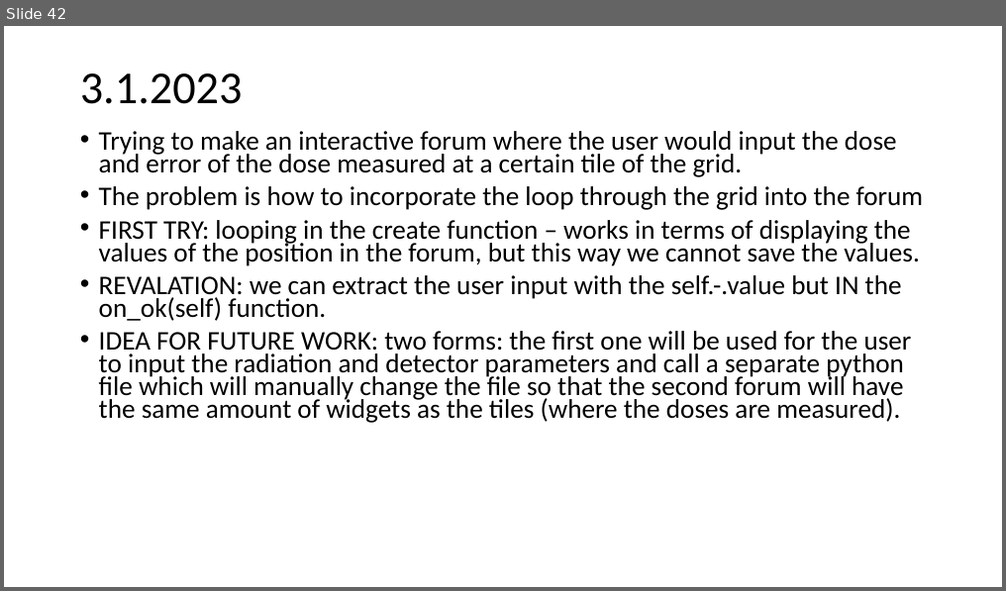
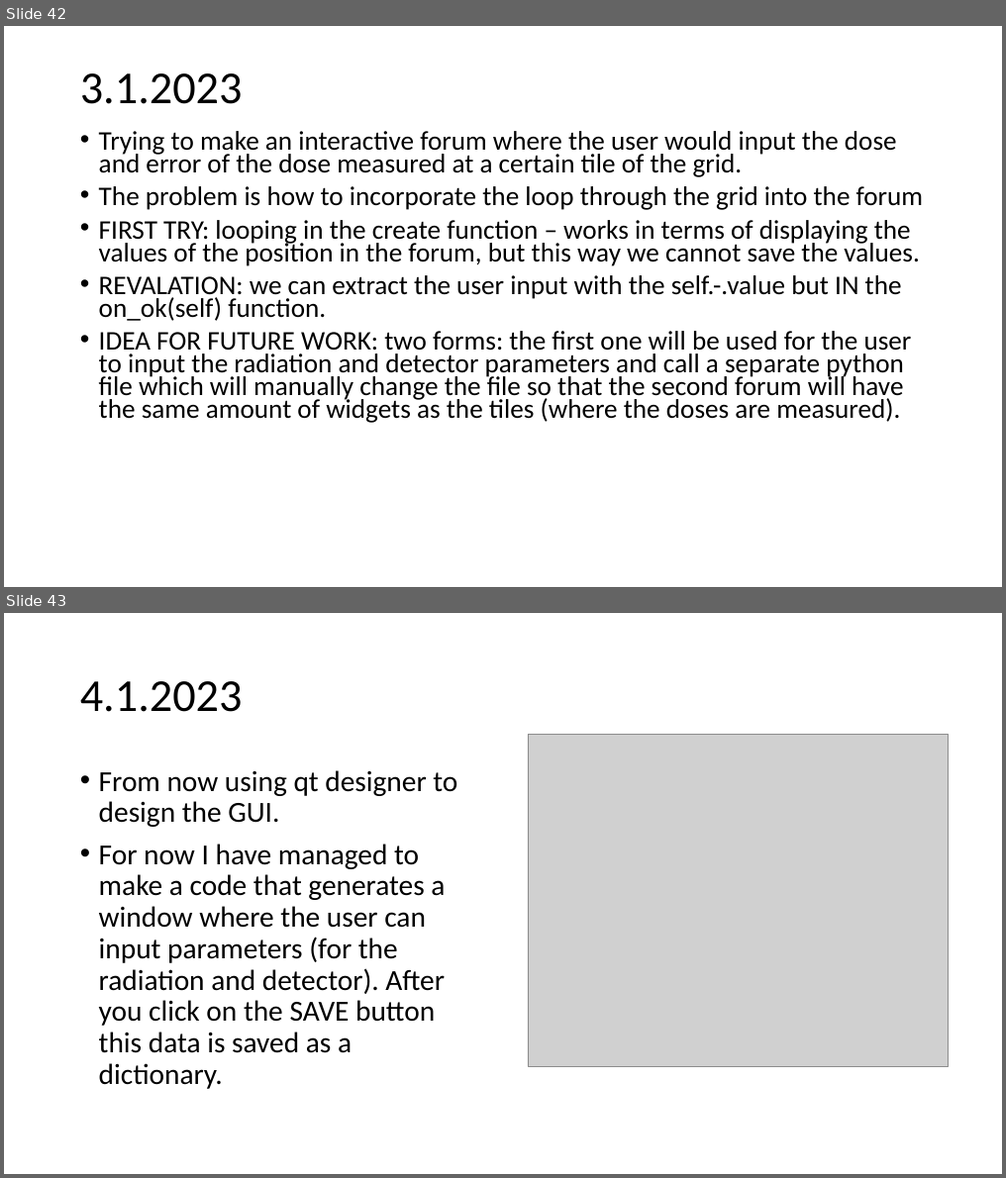
Before and after one commit to urhtrinko/DroneRadioactivity_student_job, a slide deck: reports/work_diary.pptx. Shown one above the other, each under a label of ours: slide 42 before the commit, slides 42 and 43 after it. The pictures are 1006x591 and 1006x1178 pixels, drawn with LibreOffice and Linux fonts; fonts in the diff are those of the drawing; grey boxes stand for pictures. Boxes give left, top, right and bottom in pixels: in the first picture for what was removed or moved away, otherwise in the second. Text is boxed around its words. In the diff, an @@ line names an element or a change of style, - is before the commit and + after.

```diff
--- a/reports/work_diary.pptx
+++ b/reports/work_diary.pptx
@@ slide 43 added at [4, 613, 1002, 1174], background #FFFFFF @@
@@ title added at [80, 681, 243, 712], 44 pt, text #000000 @@
+4.1.2023
@@ picture added at [528, 735, 948, 1066] @@
@@ text added at [99, 770, 457, 1089], 28 pt, text #000000 @@
+• From now using qt designer to design the GUI.
+• For now I have managed to make a code that generates a window where the user can input parameters (for the radiation and detector). After you click on the SAVE button this data is saved as a dictionary.
```
